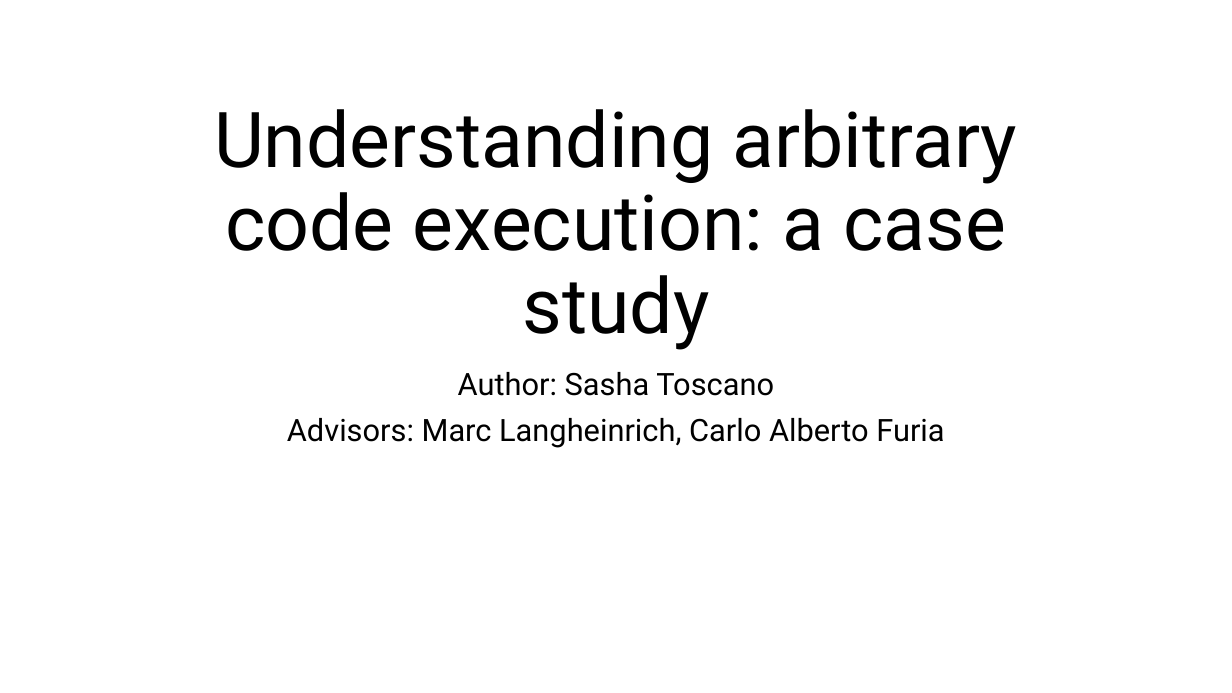
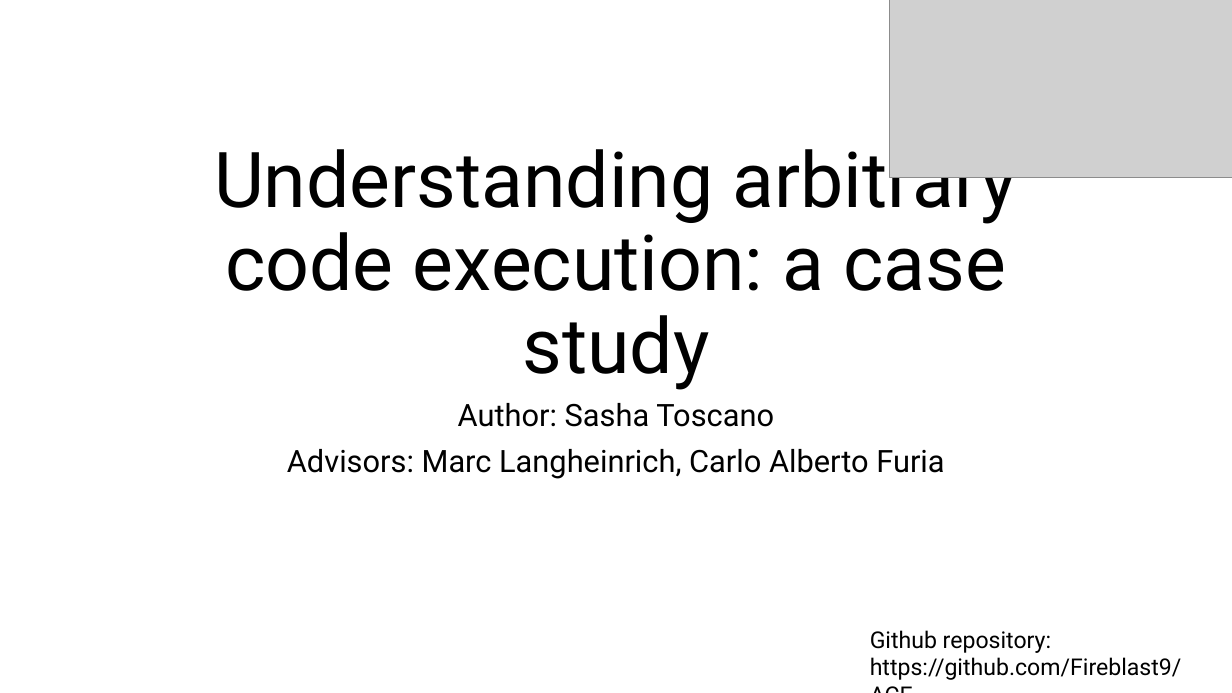
Before and after one commit to Fireblast9/ACE, a slide deck: slide 1 of ACE - Sasha Toscano.pptx. Drawn at 1232x693 pixels with LibreOffice and Linux fonts; fonts in the diff are those of the drawing; grey boxes stand for pictures. Boxes give left, top, right and bottom in pixels: in the first picture for what was removed or moved away, otherwise in the second. Text is boxed around its words. In the diff, an @@ line names an element or a change of style, - is before the commit and + after.

```diff
--- a/ACE - Sasha Toscano.pptx
+++ b/ACE - Sasha Toscano.pptx
@@ picture added at [890, 0, 1232, 177] @@
@@ title "Understanding arbitrary code execution: a ..." rewrapped from [214, 109, 1017, 350] to [214, 137, 1017, 390] @@
@@ subtitle "Author: Sasha Toscano": place and size @@
-subtitle "Author: Sasha Toscano" at [287, 372, 944, 448]
+subtitle "Author: Sasha Toscano" at [287, 403, 944, 479]
@@ text added at [870, 630, 1182, 680], 18 pt, text #000000 @@
+Github repository:
+https://github.com/Fireblast9/ACE
```
Also in this commit, not shown: 2 slides added, 2 slides removed, 1 other file.
